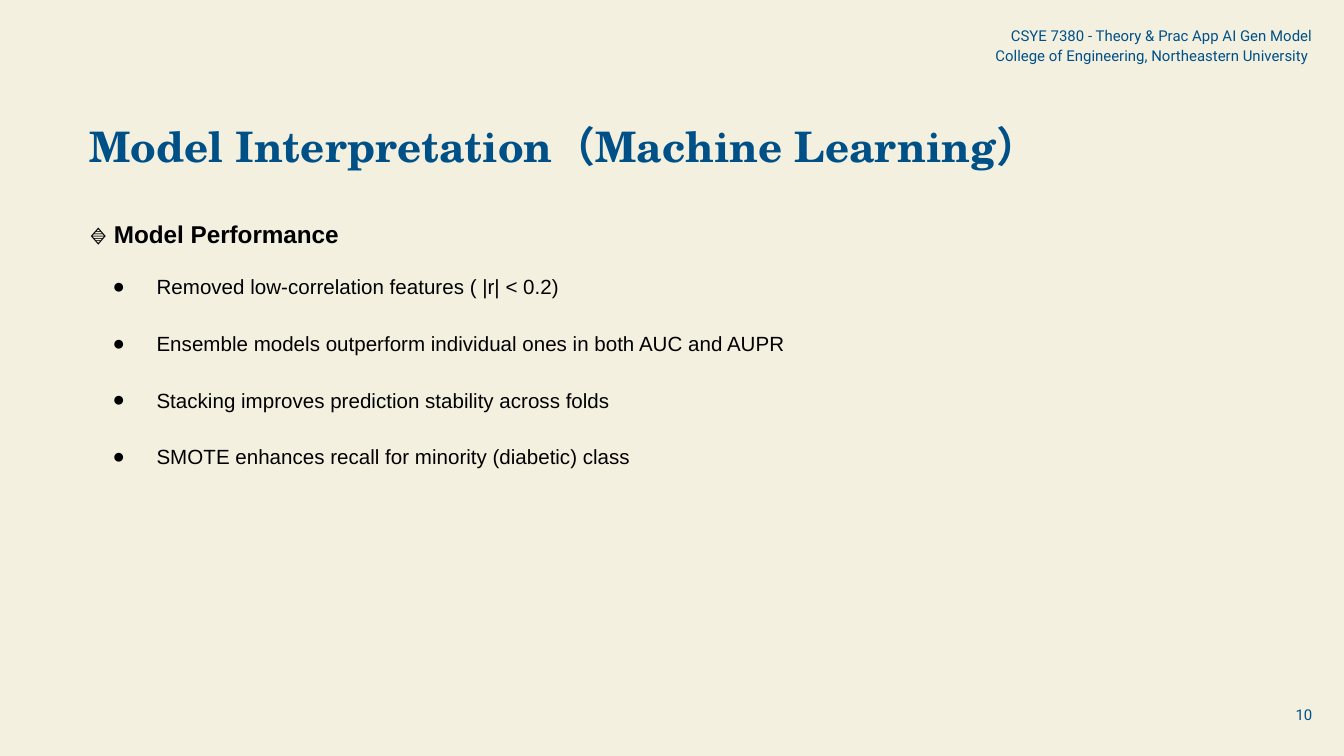
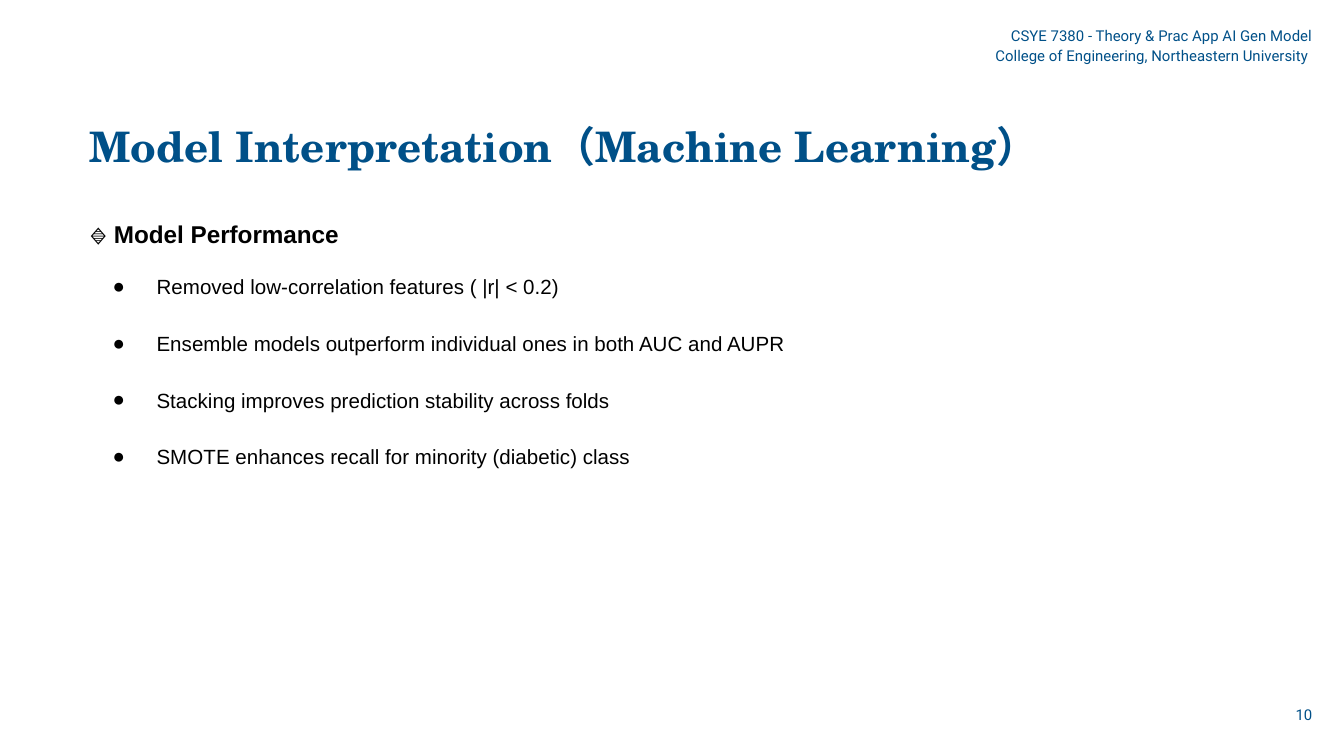
Before and after one commit to yiwenkang0128/Nutritional_Bot, a slide deck: slide 10 of 7380 Slides.pptx. Drawn at 1344x756 pixels with LibreOffice and Linux fonts; fonts in the diff are those of the drawing. Boxes give left, top, right and bottom in pixels: in the first picture for what was removed or moved away, otherwise in the second. Text is boxed around its words. In the diff, an @@ line names an element or a change of style, - is before the commit and + after.

```diff
--- a/7380 Slides.pptx
+++ b/7380 Slides.pptx
@@ background #F3F0DF to #FFFFFF @@
```
Also in this commit, not shown: 11 other slides changed, 6 other files.
